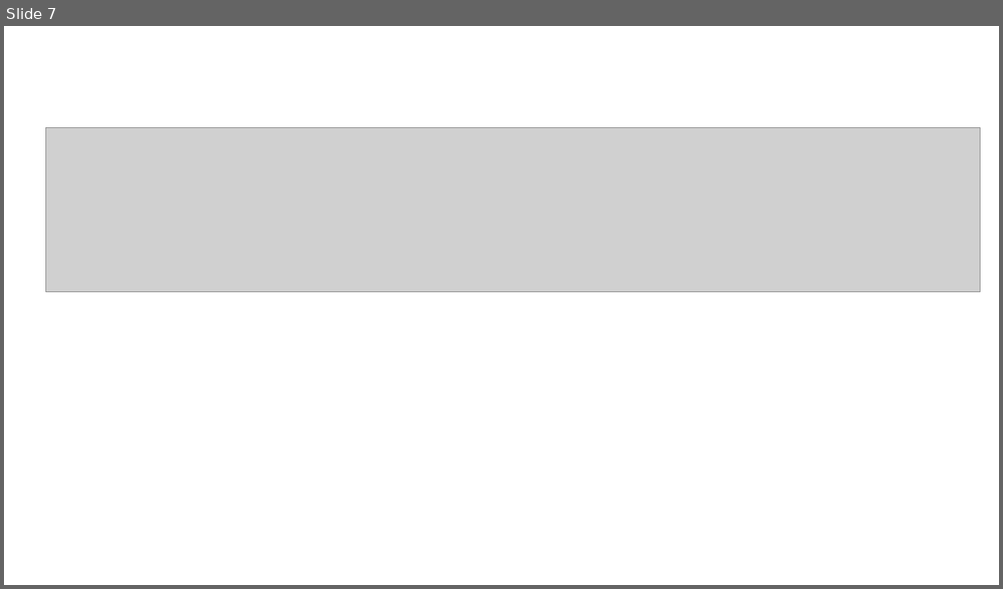
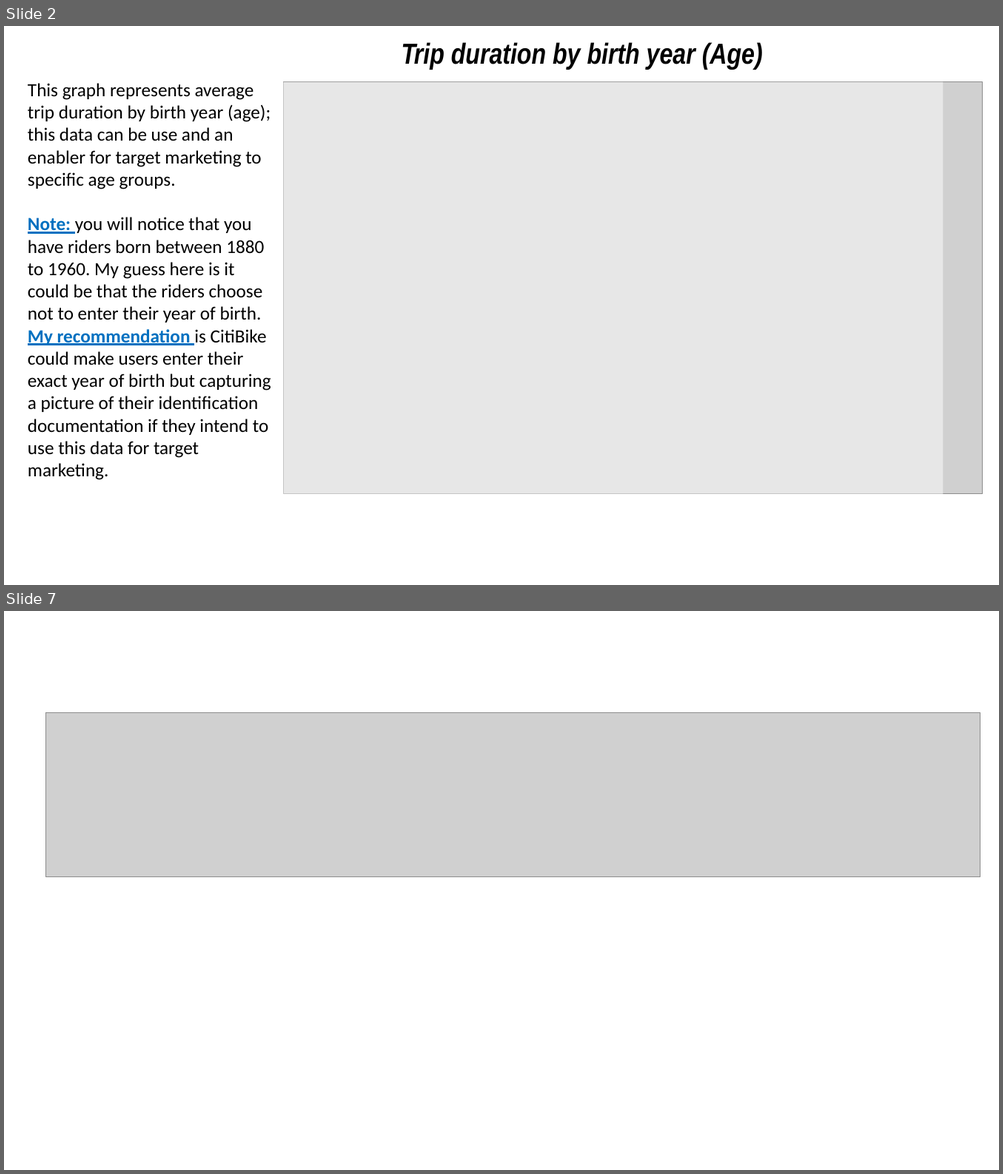
Before and after one commit to atemkuh/Tableau_CitiBike, a slide deck: tableau presentation.pptx. Shown one above the other, each under a label of ours: slide 7 before the commit, slides 2 and 7 after it; the slides between them are not shown. The pictures are 1003x589 and 1003x1174 pixels, drawn with LibreOffice and Linux fonts; fonts in the diff are those of the drawing; grey boxes stand for pictures. Boxes give left, top, right and bottom in pixels: in the first picture for what was removed or moved away, otherwise in the second. Text is boxed around its words. In the diff, an @@ line names an element or a change of style, - is before the commit and + after.

Commit message:
ppt update

```diff
--- a/tableau presentation.pptx
+++ b/tableau presentation.pptx
@@ slide 2 added at (x1=4, y1=26, x2=999, y2=585), background #FFFFFF @@
@@ text added at (x1=401, y1=42, x2=762, y2=70), 28 pt, text #000000, bold, italic @@
+Trip duration by birth year (Age)
@@ text added at (x1=28, y1=83, x2=271, y2=480), 18 pt, text #000000 @@
+This graph represents average trip duration by birth year (age); this data can be use and an enabler for target marketing to specific age groups.
+Note: you will notice that you have riders born between 1880 to 1960. My guess here is it could be that the riders choose not to enter their year of birth. My recommendation is CitiBike could make users enter their exact year of birth but capturing a picture of their identification documentation if they intend to use this data for target marketing.
@@ rectangle added at (x1=60, y1=82, x2=942, y2=530), fill #FFFFFF at 50% opacity @@
@@ picture added at (x1=284, y1=82, x2=982, y2=494) @@
```
Also in this commit, not shown: 7 other slides added, 8 slides removed, 1 other file.
